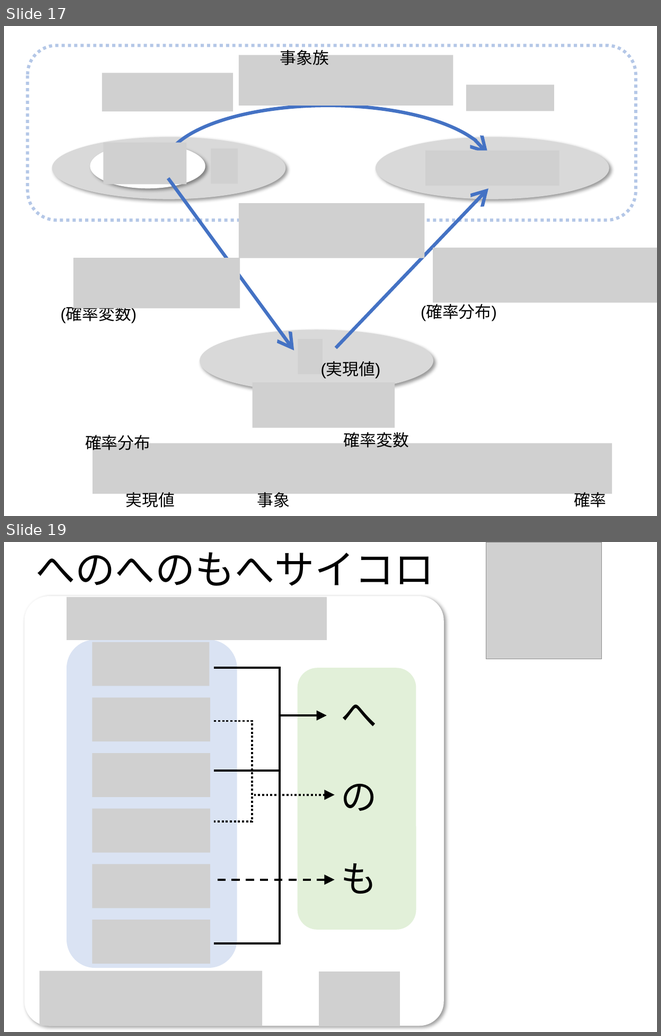
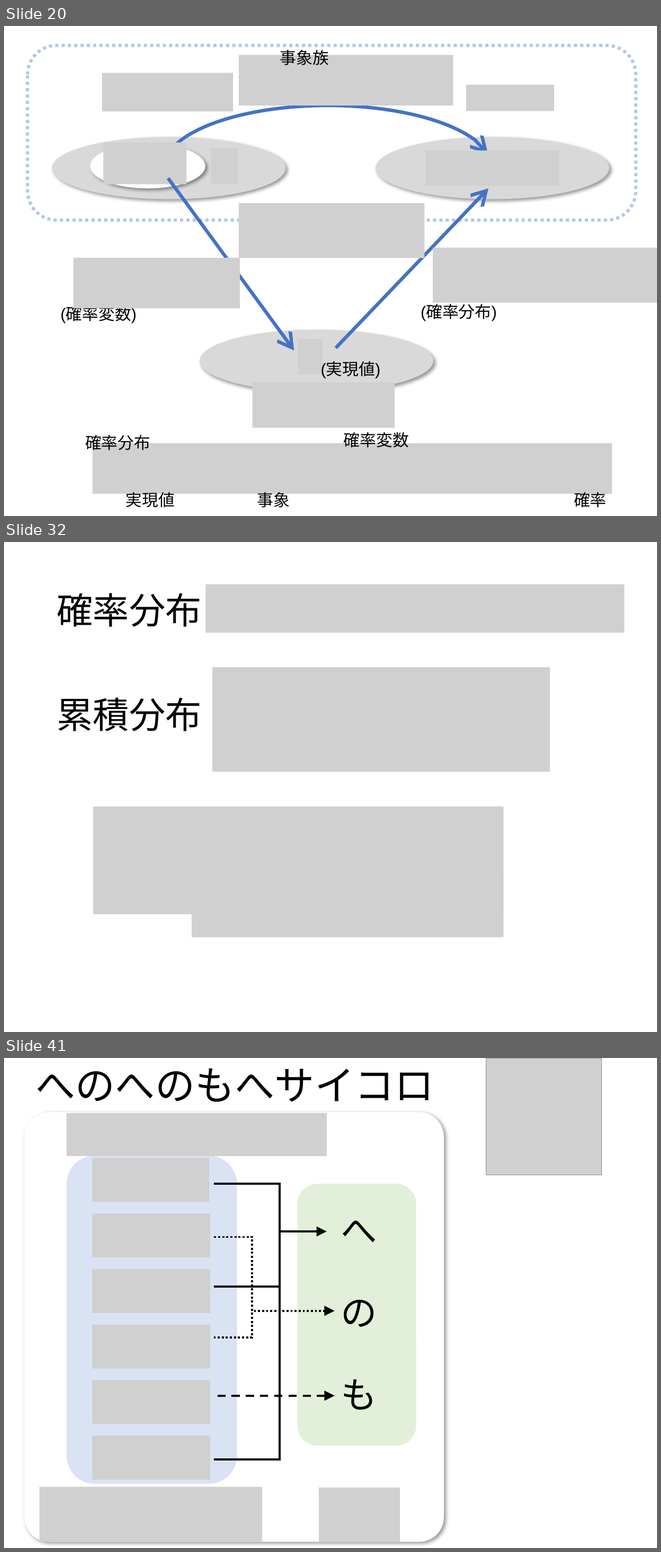
Before and after one commit to kilometer0101/TokyoR79, a slide deck: TokyoR79.pptx. Shown one above the other, each under a label of ours: slides 17 and 19 before the commit, slides 20, 32 and 41 after it; the slides between them are not shown. The pictures are 661x1036 and 661x1552 pixels, drawn with LibreOffice and Linux fonts; fonts in the diff are those of the drawing; grey boxes stand for pictures. Boxes give left, top, right and bottom in pixels: in the first picture for what was removed or moved away, otherwise in the second. Text is boxed around its words. In the diff, an @@ line names an element or a change of style, - is before the commit and + after.

```diff
--- a/TokyoR79.pptx
+++ b/TokyoR79.pptx
@@ slide 32 added at bbox=[4, 542, 657, 1032], background #FFFFFF @@
@@ picture added at bbox=[206, 584, 624, 633] @@
@@ text added at bbox=[56, 593, 202, 627], 40 pt, text #000000 @@
+確率分布
@@ picture added at bbox=[212, 668, 550, 772] @@
@@ text added at bbox=[56, 697, 202, 731], 40 pt, text #000000 @@
+累積分布
@@ picture added at bbox=[94, 806, 503, 914] @@
@@ picture added at bbox=[192, 871, 503, 937] @@
@@ what was slide 17 is now slide 20 @@
@@ what was slide 19 is now slide 41 @@
```
Also in this commit, not shown: 8 slides changed, 24 other slides added, 1 slide removed, 2 other files.
